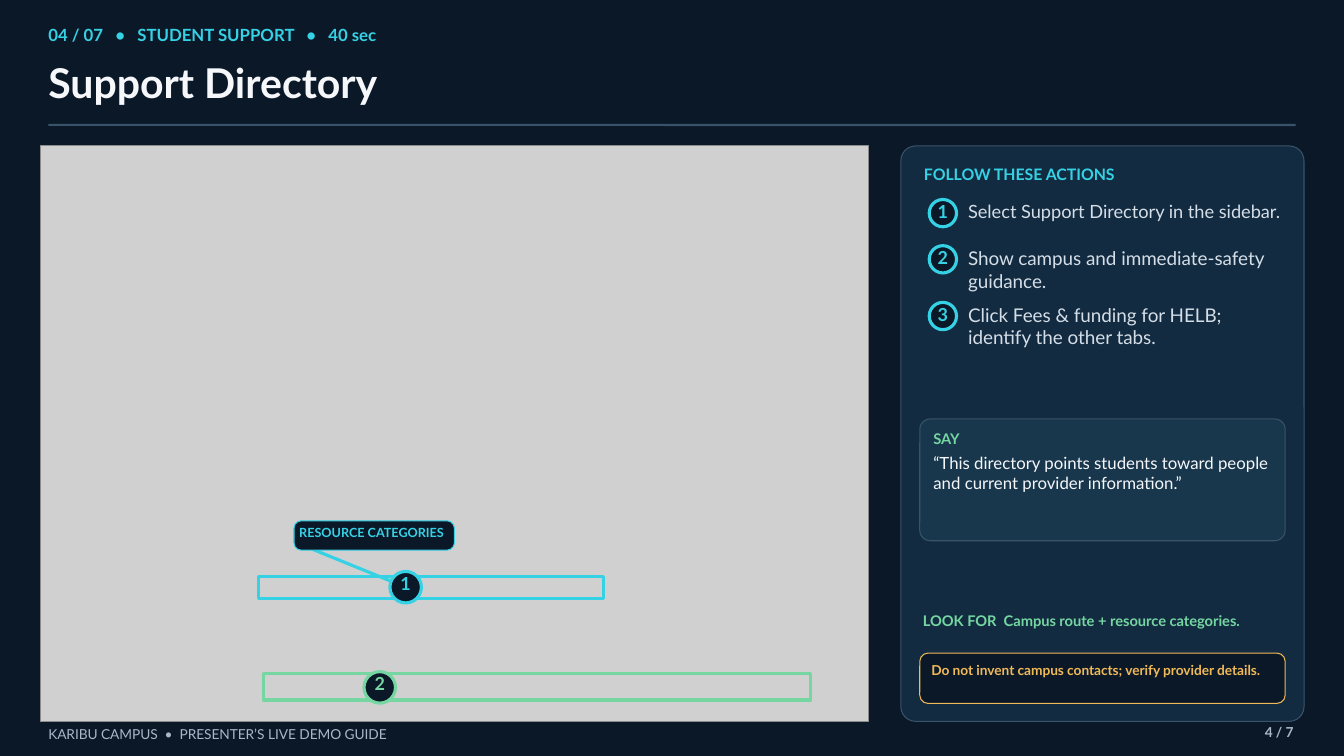
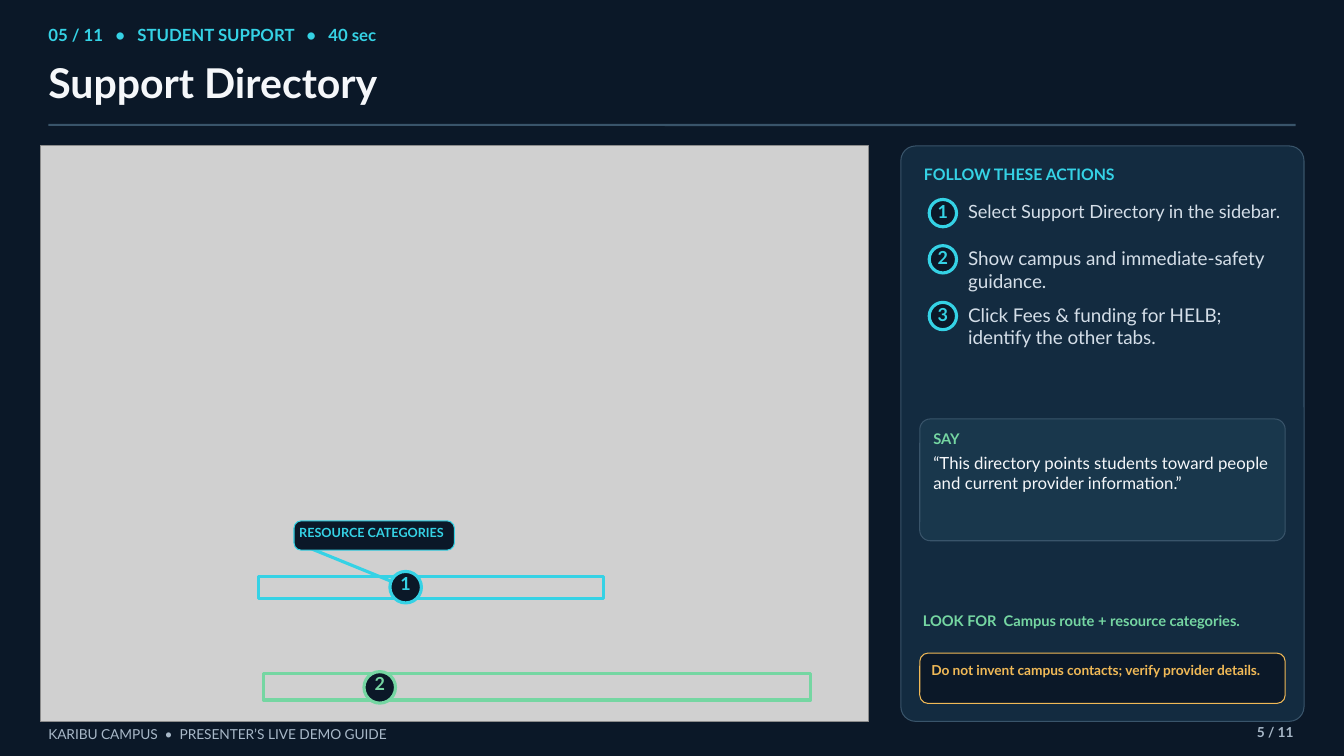
Before and after one commit to Tony405-spec/Karibu-Campus, a slide deck: slide 5 of presentation/demo_guide.pptx (slide 4 before the commit). Drawn at 1344x756 pixels with LibreOffice and Linux fonts; fonts in the diff are those of the drawing; grey boxes stand for pictures. Boxes give left, top, right and bottom in pixels: in the first picture for what was removed or moved away, otherwise in the second. Text is boxed around its words. In the diff, an @@ line names an element or a change of style, - is before the commit and + after.

```diff
--- a/presentation/demo_guide.pptx
+++ b/presentation/demo_guide.pptx
@@ text at <box>48,28,376,41</box>: text changed @@
-04 / 07 • STUDENT SUPPORT • 40 sec
+05 / 11 • STUDENT SUPPORT • 40 sec
@@ text at <box>1257,727,1294,737</box>: text changed @@
-4 / 7
+5 / 11
```
Also in this commit, not shown: 6 other slides changed, 4 slides added.
